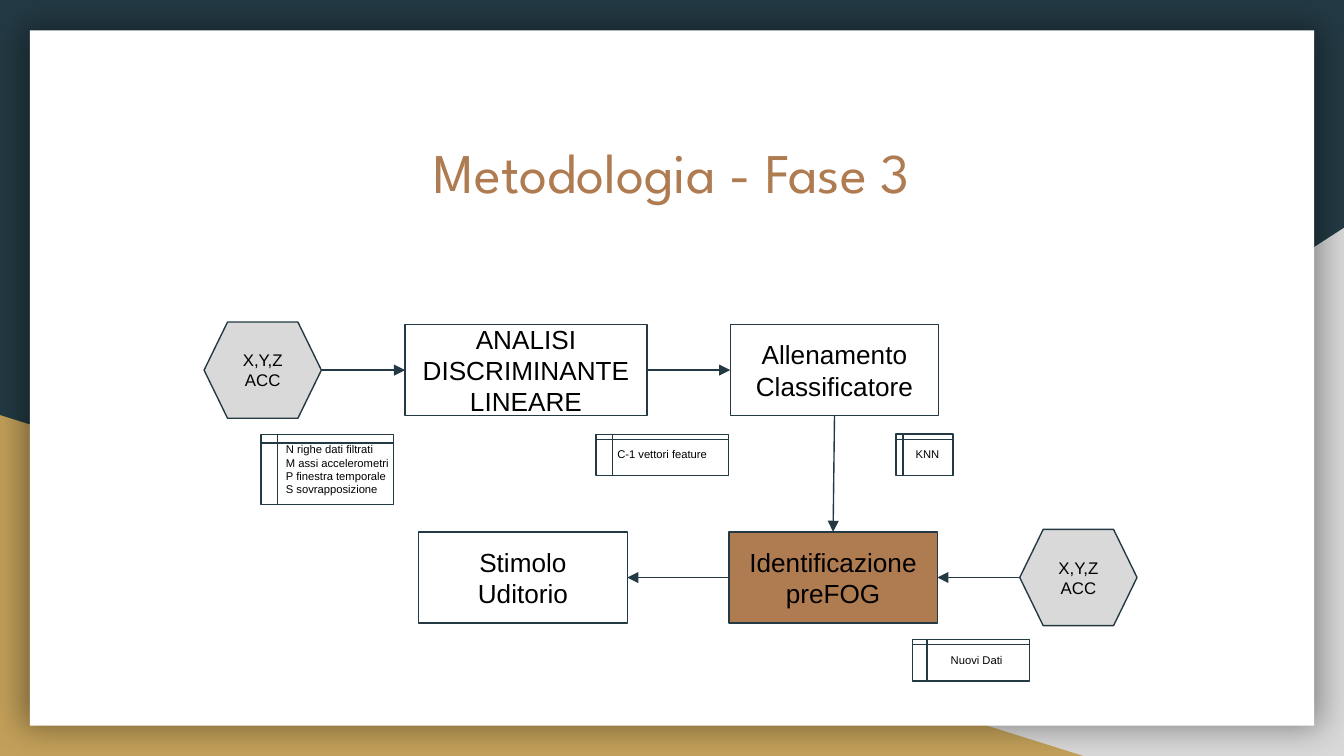
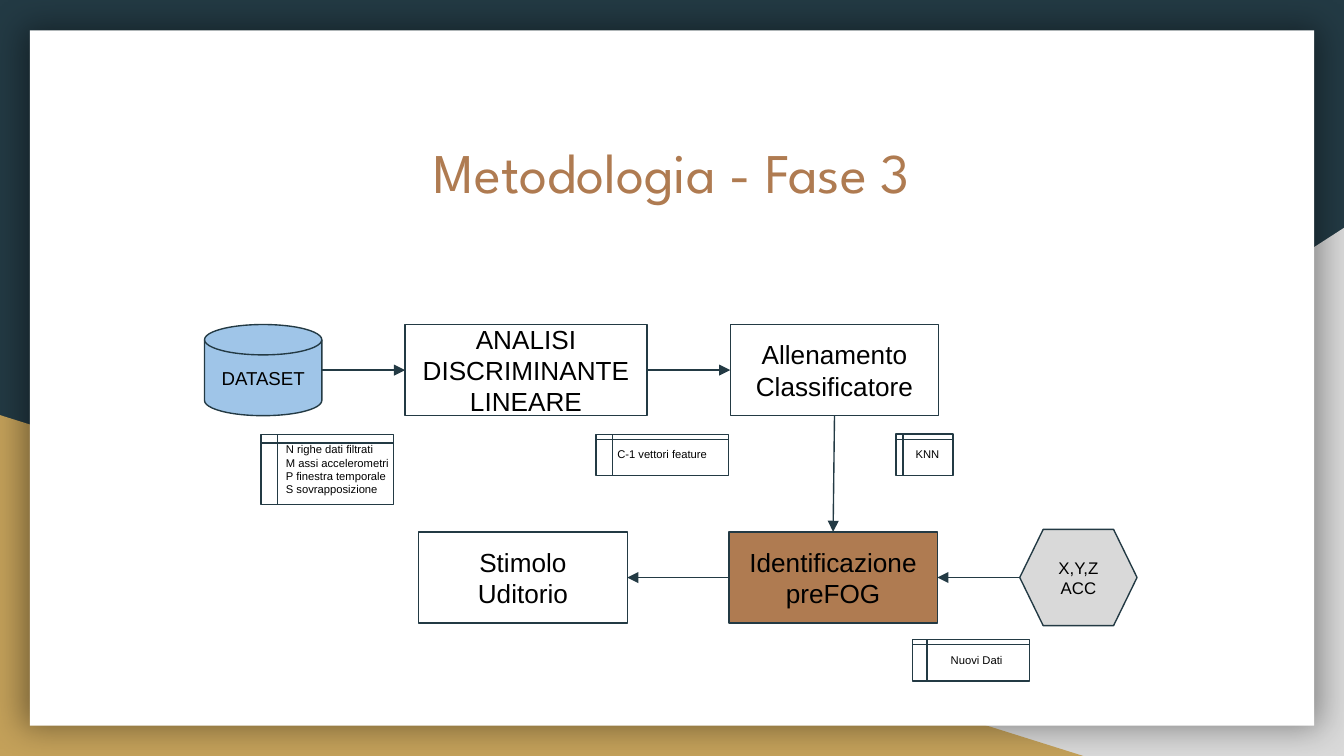
Before and after one commit to fuserale/tesi, a slide deck: slide 9 of tex_tesi/Apprendimento non supervisionato per l’identificazione di contesti di Freezing of Gait (FOG) in pazienti affetti da Morbo di Parkinson.pptx. Drawn at 1344x756 pixels with LibreOffice and Linux fonts; fonts in the diff are those of the drawing. Boxes give left, top, right and bottom in pixels: in the first picture for what was removed or moved away, otherwise in the second. Text is boxed around its words. In the diff, an @@ line names an element or a change of style, - is before the commit and + after.

```diff
--- a/tex_tesi/Apprendimento non supervisionato per l’identificazione di contesti di Freezing of Gait (FOG) in pazienti affetti da Morbo di Parkinson.pptx
+++ b/tex_tesi/Apprendimento non supervisionato per l’identificazione di contesti di Freezing of Gait (FOG) in pazienti affetti da Morbo di Parkinson.pptx
@@ cylinder "DATASET": place and size @@
-cylinder "DATASET" at (204, 323, 321, 419)
+cylinder "DATASET" at (204, 324, 321, 415)
@@ cylinder "DATASET" at (204, 324, 321, 415): flow chart preparation to cylinder; fill #D9D9D9 to #9FC5E8 @@
@@ text in cylinder at (222, 372, 305, 385): text changed; size 9 to 10 pt @@
-X,Y,Z
-ACC
+DATASET
```
Also in this commit, not shown: 1 other slide changed, 11 other files.
